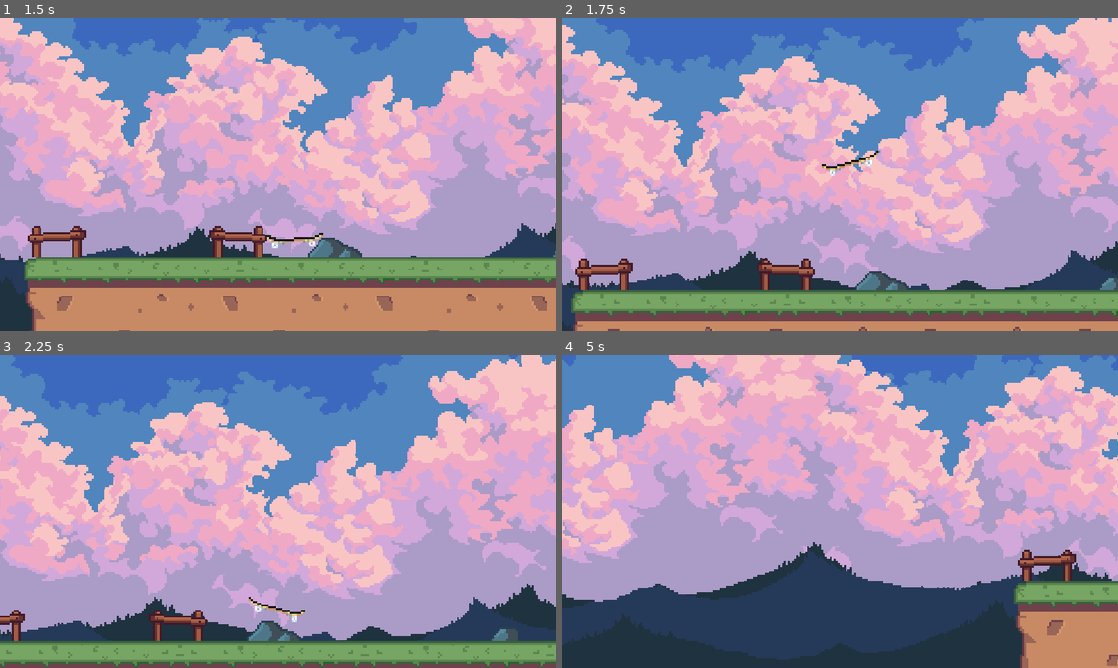
Above: before the commit, frames 1-4 (two rows, left to right).
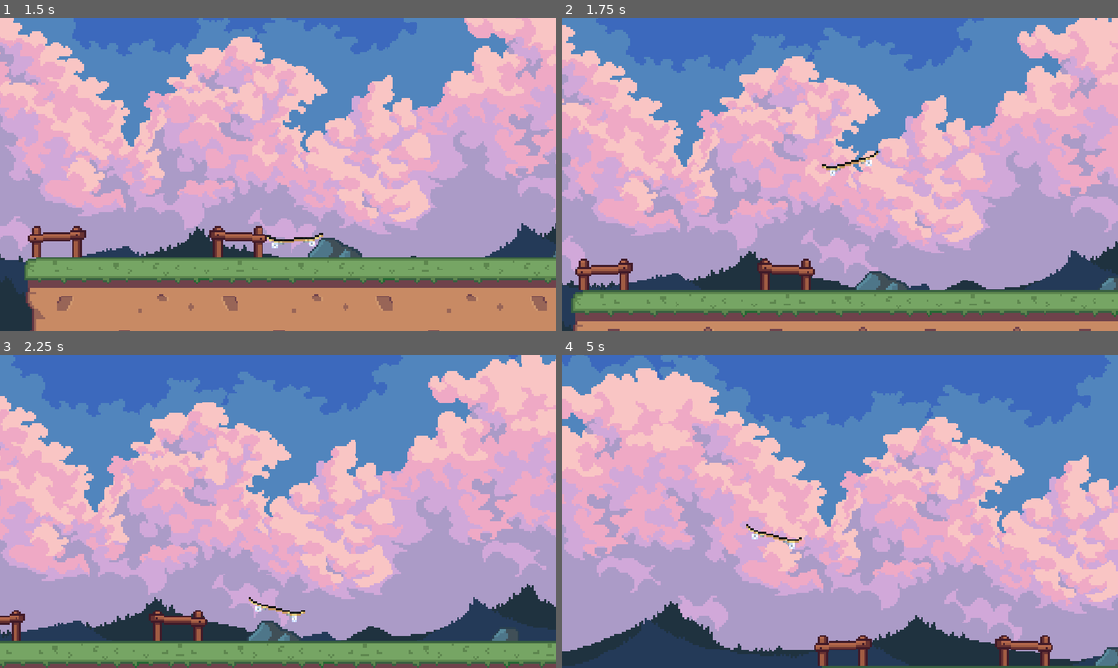
Above: after the commit, the same moments.

Repository: RafaeloxMC/giftbox
Game: Godot game, scene res://scenes/skateboard_game.tscn
The game is run twice, just before and just after one commit, with the same random seed, the same clock (stepped at 60 frames per second) and the same inputs. This scene is started directly instead of the project's main scene.
Inputs (mouse positions are in pixels of both pictures, inside the frame that each line leads up to):
- Up to frame 1 (1.5 s): tap Enter (ui_accept) at 0.5, 0.77 s; move the mouse to (400, 158) at 0.52 s; hold Right (ui_right) from 0.53 s (still down); click (400, 158) at 0.6 s; move the mouse to (166, 190) at 1.27 s; tap Alt at 1.35 s
- Up to frame 2 (1.75 s): keep holding Right (ui_right); tap Enter (ui_accept) at 1.52 s
- Up to frame 3 (2.25 s): move the mouse to (333, 442) at 2.02 s; release Right (ui_right) at 2.03 s; hold Left (ui_left) from 2.03 s (still down); tap Shift at 2.1 s
- Up to frame 4 (5 s): move the mouse to (812, 574) at 2.77 s; release Left (ui_left) at 2.78 s; hold Right (ui_right) 2.78-4.28 s; click (812, 574) at 2.85 s; tap Enter (ui_accept) at 3.02, 3.77, 4.52 s; move the mouse to (1006, 558) at 3.52 s; tap Alt at 3.6 s; move the mouse to (673, 464) at 4.27 s; hold Left (ui_left) from 4.28 s (still down); tap Shift at 4.35 s

Frame 1 is identical in both runs. In frame 2, less than 0.1% of the frame differs, in the area x 0-97%, y 29-100%; in frame 3, 0.5%; in frame 4, 79%, in the area x 0-100%, y 0-100%.

Commit message:
Add killzone

Diff:
--- a/project.godot
+++ b/project.godot
@@ -23,6 +23,10 @@
 
 enabled=PackedStringArray("res://addons/godot_super-wakatime/plugin.cfg")
 
+[global_group]
+
+PLAYER="Player Group"
+
 [input]
 
 lmb={
--- /dev/null
+++ b/scenes/killzone.tscn
@@ -0,0 +1,8 @@
+[gd_scene load_steps=2 format=3 uid="uid://6dpdsj1qwaqd"]
+
+[ext_resource type="Script" uid="uid://62gm75u1rfvq" path="res://scripts/killzone.gd" id="1_xlapc"]
+
+[node name="Killzone" type="Area2D"]
+script = ExtResource("1_xlapc")
+
+[connection signal="body_entered" from="." to="." method="_on_body_entered"]
--- a/scenes/skateboard.tscn
+++ b/scenes/skateboard.tscn
@@ -47,7 +47,7 @@
 [sub_resource type="RectangleShape2D" id="RectangleShape2D_x81ey"]
 size = Vector2(22, 3)
 
-[node name="Skateboard" type="CharacterBody2D"]
+[node name="Skateboard" type="CharacterBody2D" groups=["PLAYER"]]
 script = ExtResource("1_ma3gn")
 
 [node name="AnimatedSprite2D" type="AnimatedSprite2D" parent="."]
--- a/scenes/skateboard_game.tscn
+++ b/scenes/skateboard_game.tscn
@@ -1,8 +1,9 @@
-[gd_scene load_steps=6 format=4 uid="uid://cb2t52je7n4no"]
+[gd_scene load_steps=8 format=4 uid="uid://cb2t52je7n4no"]
 
 [ext_resource type="PackedScene" uid="uid://c268lwoyphi3" path="res://scenes/skateboard.tscn" id="1_4vdnk"]
 [ext_resource type="PackedScene" uid="uid://capo1kvc3gdeh" path="res://scenes/parallax.tscn" id="1_xt62j"]
 [ext_resource type="Texture2D" uid="uid://bx5nfcigt2gwt" path="res://assets/sprites/tileset.png" id="2_kqflh"]
+[ext_resource type="PackedScene" uid="uid://6dpdsj1qwaqd" path="res://scenes/killzone.tscn" id="4_43hmy"]
 
 [sub_resource type="TileSetAtlasSource" id="TileSetAtlasSource_xt62j"]
 texture = ExtResource("2_kqflh")
@@ -163,6 +164,8 @@
 physics_layer_0/collision_layer = 1
 sources/0 = SubResource("TileSetAtlasSource_xt62j")
 
+[sub_resource type="WorldBoundaryShape2D" id="WorldBoundaryShape2D_dok22"]
+
 [node name="SkateboardGame" type="Node2D"]
 
 [node name="Parallax" parent="." instance=ExtResource("1_xt62j")]
@@ -172,3 +175,9 @@
 [node name="TileMapLayer" type="TileMapLayer" parent="."]
 tile_map_data = PackedByteArray("AAD7/wEAAAACAAIAAAD8/wEAAAADAAIAAAD9/wEAAAAEAAIAAAD+/wEAAAAFAAIAAAD//wEAAAAGAAIAAAAAAA …(2048 unchanged characters)…
 tile_set = SubResource("TileSet_43hmy")
+
+[node name="Killzone" parent="." instance=ExtResource("4_43hmy")]
+
+[node name="CollisionShape2D" type="CollisionShape2D" parent="Killzone"]
+position = Vector2(0, 81)
+shape = SubResource("WorldBoundaryShape2D_dok22")
--- /dev/null
+++ b/scripts/killzone.gd
@@ -0,0 +1,6 @@
+extends Area2D
+
+
+func _on_body_entered(body: Node2D) -> void:
+	if body.is_in_group("PLAYER"):
+		get_tree().call_deferred("reload_current_scene")
Not shown, added: scripts/killzone.gd.uid
